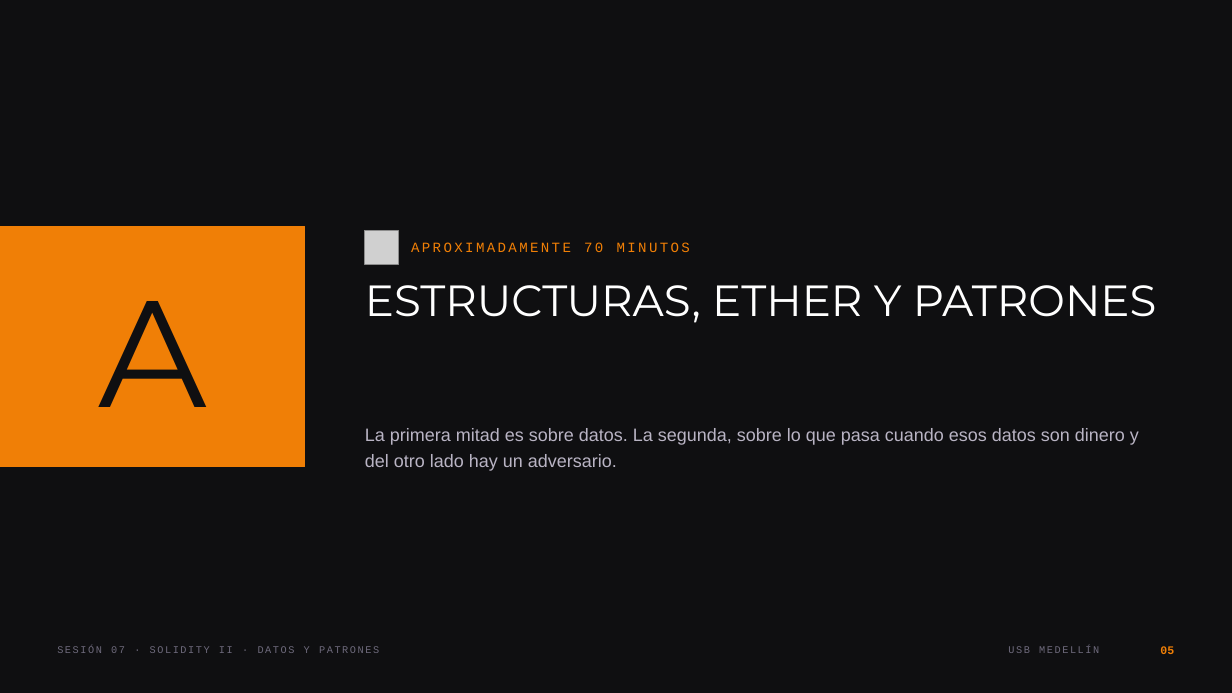
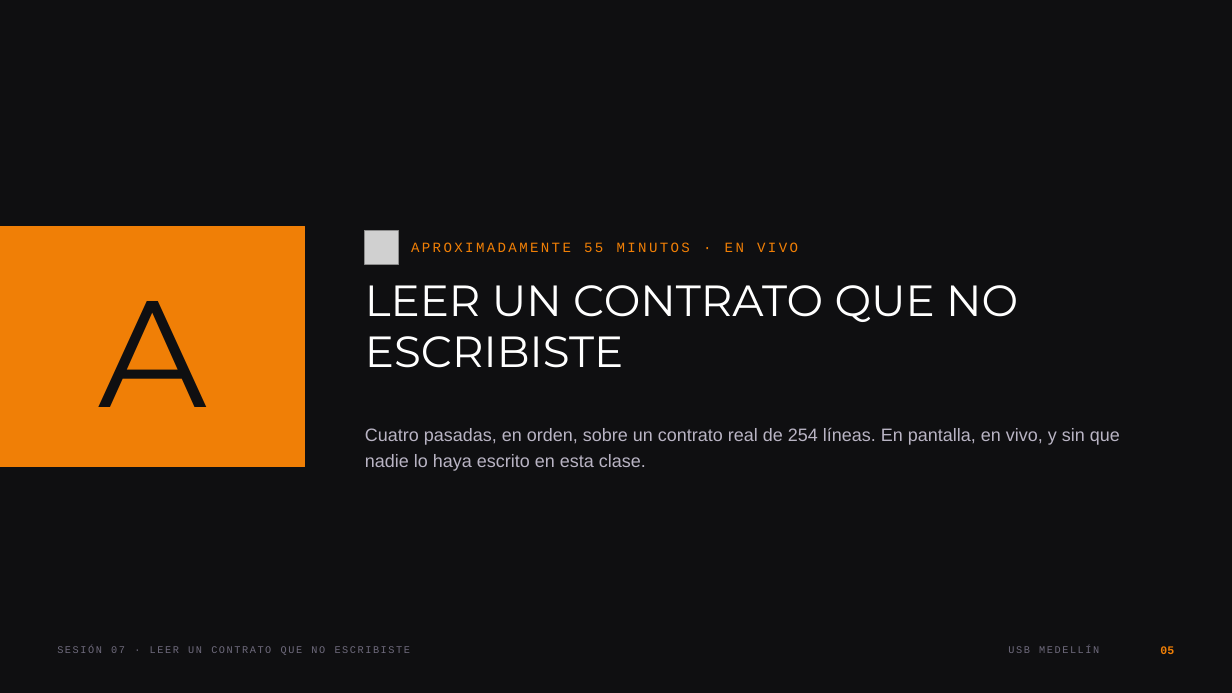
Before and after one commit to andresdapena81/curso-blockchain-web3-usb, a slide deck: slide 5 of material/Sesion-07-Blockchain-Web3.pptx. Drawn at 1232x693 pixels with LibreOffice and Linux fonts; fonts in the diff are those of the drawing; grey boxes stand for pictures. Boxes give left, top, right and bottom in pixels: in the first picture for what was removed or moved away, otherwise in the second. Text is boxed around its words. In the diff, an @@ line names an element or a change of style, - is before the commit and + after.

```diff
--- a/material/Sesion-07-Blockchain-Web3.pptx
+++ b/material/Sesion-07-Blockchain-Web3.pptx
@@ text at (x1=411, y1=242, x2=798, y2=252): text changed @@
-APROXIMADAMENTE 70 MINUTOS
+APROXIMADAMENTE 55 MINUTOS · EN VIVO
@@ text at (x1=365, y1=285, x2=1018, y2=368): text changed @@
-ESTRUCTURAS, ETHER Y PATRONES
+LEER UN CONTRATO QUE NO ESCRIBISTE
@@ text at (x1=365, y1=427, x2=1120, y2=471): text changed @@
-La primera mitad es sobre datos. La segunda, sobre lo que pasa cuando esos datos son dinero y del otro lado hay un adversario.
+Cuatro pasadas, en orden, sobre un contrato real de 254 líneas. En pantalla, en vivo, y sin que nadie lo haya escrito en esta clase.
@@ text at (x1=57, y1=646, x2=410, y2=655): text changed @@
-SESIÓN 07 · SOLIDITY II · DATOS Y PATRONES
+SESIÓN 07 · LEER UN CONTRATO QUE NO ESCRIBISTE
```
Also in this commit, not shown: 12 other slides changed, 32 slides added, 32 slides removed, 14 other files.
